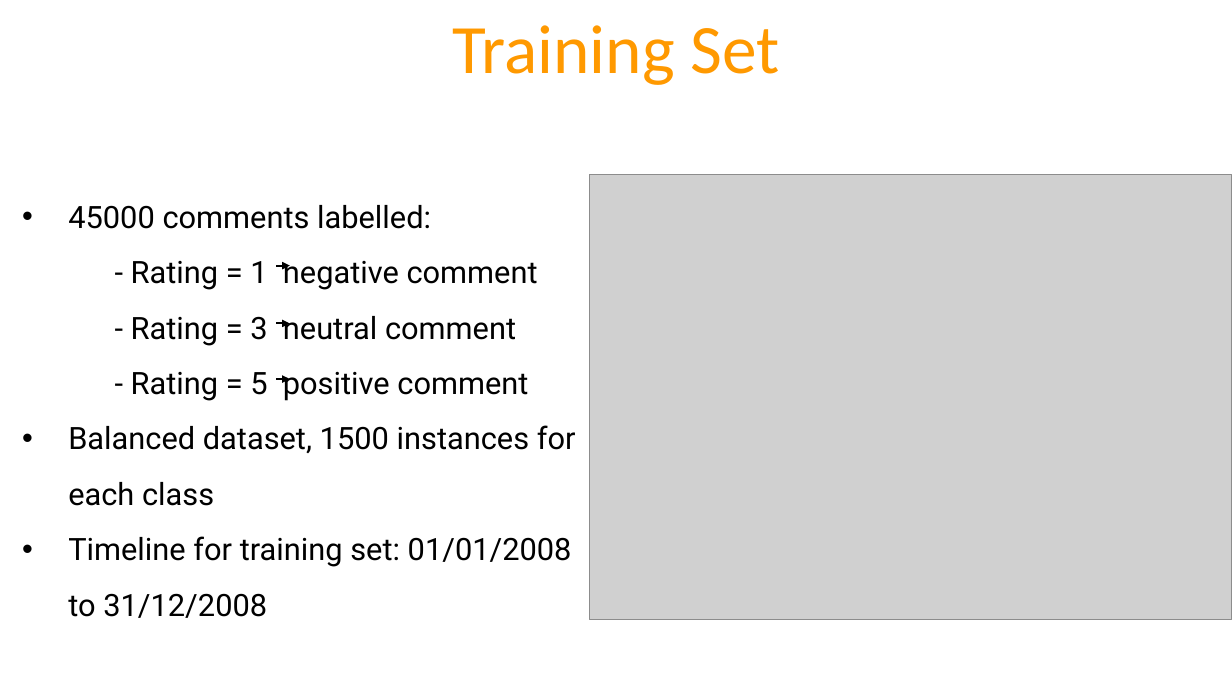
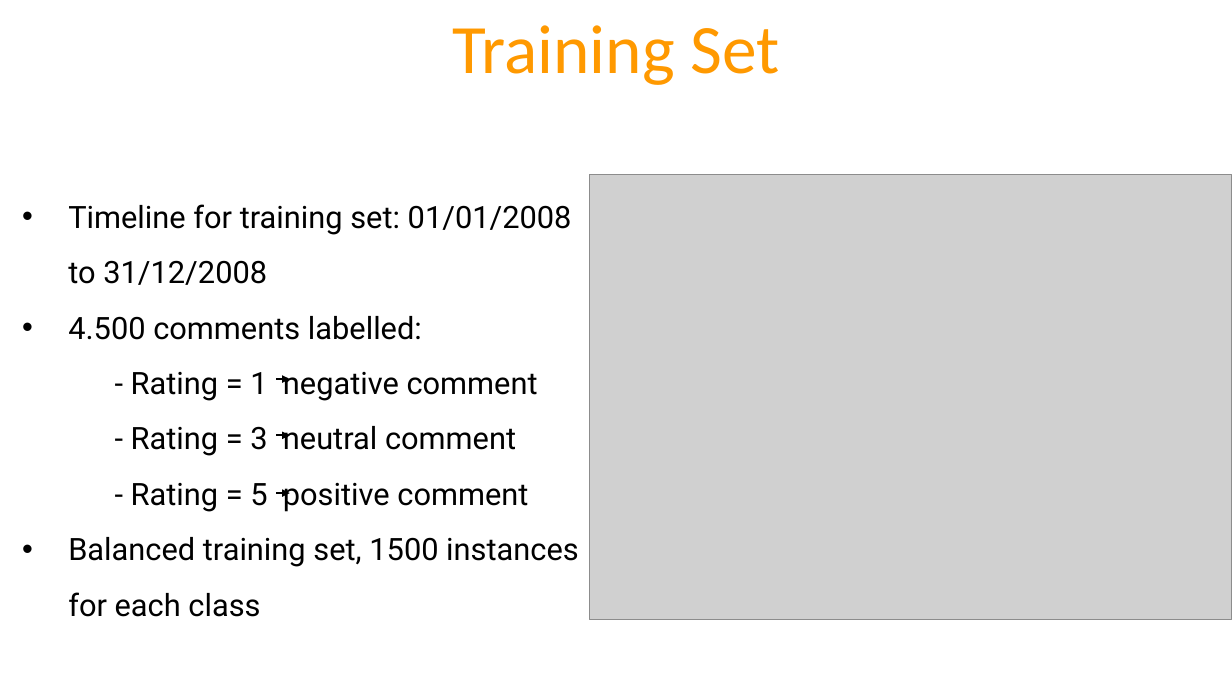
Before and after one commit to IreneCantini/Recysis, a slide deck: slide 11 of Recysis.pptx. Drawn at 1232x693 pixels with LibreOffice and Linux fonts; fonts in the diff are those of the drawing; grey boxes stand for pictures. Boxes give left, top, right and bottom in pixels: in the first picture for what was removed or moved away, otherwise in the second. Text is boxed around its words. In the diff, an @@ line names an element or a change of style, - is before the commit and + after.

```diff
--- a/Recysis.pptx
+++ b/Recysis.pptx
@@ text at box(68, 204, 572, 340): text changed @@
-• 45000 comments labelled:
+• Timeline for training set: 01/01/2008 to 31/12/2008
+• 4.500 comments labelled:
@@ arrow moved from (276, 266) - (290, 266) to (276, 435) - (290, 435) @@
@@ arrow moved from (276, 323) - (290, 323) to (276, 494) - (290, 494) @@
@@ text at box(68, 537, 579, 617): text changed @@
-• Balanced dataset, 1500 instances for each class
-• Timeline for training set: 01/01/2008 to 31/12/2008
+• Balanced training set, 1500 instances for each class
```
Also in this commit, not shown: 6 other slides changed.
